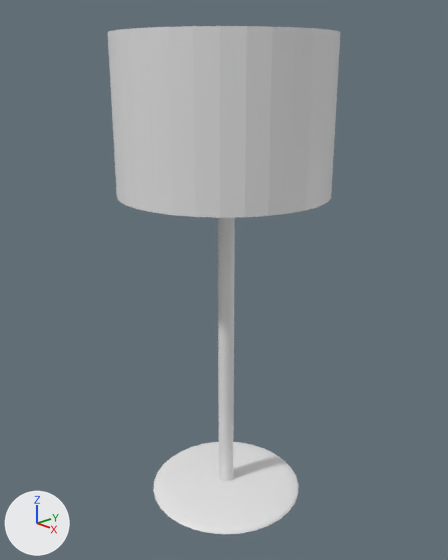
What one commit did to the Blender file Unity/Kykyky-Final-Project/Kykyky/Assets/Models/Furniture/Light.blend.
Both versions are drawn from a 50 mm lens placed at (3.15, -2.97, 3.06), pointed at (-0.03, 0.0, 1.58). The axes (+X, +Y, +Z) are drawn at lower left. The lights are the same throughout. The older version comes first.

Script lines for the objects in view, before the commit:
```python
me_cylinder = bpy.data.meshes.new('Cylinder')
me_cylinder.from_pydata(...)  # a 32-sided cylinder along z spanning x -1.0..1.0, y -1.0..1.0, z -1.0..1.0
me_cylinder_001 = bpy.data.meshes.new('Cylinder.001')
me_cylinder_001.from_pydata(...)  # a 32-sided cylinder along z spanning x -1.0..1.0, y -1.0..1.0, z -1.0..1.0
me_sphere = bpy.data.meshes.new('Sphere')
me_sphere.from_pydata(...)  # a UV sphere (32 segments, 16 rings, poles along z) spanning x -1.0..1.0, y -1.0..1.0, z -1.0..1.0
ob_cylinder = bpy.data.objects.new('Cylinder', me_cylinder)
ob_cylinder.location = (0.0, 0.0, 1.508)
ob_cylinder.scale = (0.06, 0.06, 1.7)
ob_cylinder_001 = bpy.data.objects.new('Cylinder.001', me_cylinder_001)
ob_cylinder_001.location = (-0.012, -0.01, 2.749)
ob_cylinder_001.scale = (0.744, 0.744, 0.524)
ob_sphere = bpy.data.objects.new('Sphere', me_sphere)
ob_sphere.location = (0.0, 0.0, -0.189)
ob_sphere.scale = (0.599, 0.599, 0.062)
```
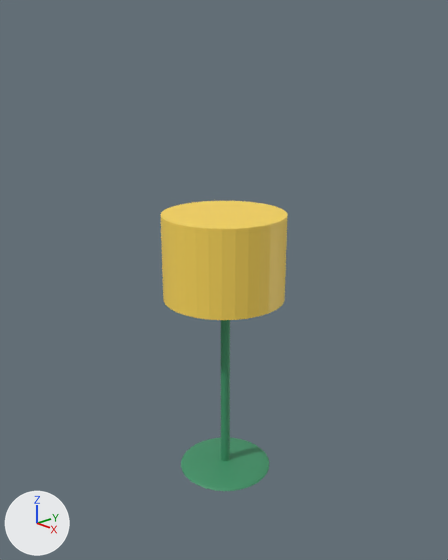
Changed parts and their boxes [x1, y1, x2, y2] in the pictures (448 x 560 px):
'Cylinder.001', reshaped, moved, rescaled (45% narrower, 51% taller)
    before: [108, 26, 340, 218]
    after: [161, 201, 288, 491]
'Sphere', deleted
    before: [153, 442, 299, 535]
'Cylinder', deleted
    before: [218, 218, 235, 481]
part 1 of me_cylinder_001, added (green)
    after: [221, 320, 230, 461]
part 2 of me_cylinder_001, added (green)
    after: [181, 438, 270, 491]
part 3 of me_cylinder_001, recoloured
    before: [108, 26, 340, 218]
    after: [161, 201, 288, 320]

Patch to the scene script:
```diff
--- a/Unity/Kykyky-Final-Project/Kykyky/Assets/Models/Furniture/Light.blend.py
+++ b/Unity/Kykyky-Final-Project/Kykyky/Assets/Models/Furniture/Light.blend.py
@@ mat_material_003 @@
+mat_material_003 = principled_material('Material.003')
+mat_material_003.base_color = (0.0497, 0.292, 0.138)  # green #3f9368
@@ mat_material_002 @@
+mat_material_002 = principled_material('Material.002')
+mat_material_002.base_color = (0.0497, 0.292, 0.138)  # green #3f9368
@@ mat_material_001 @@
+mat_material_001 = principled_material('Material.001')
+mat_material_001.base_color = (1.0, 0.703, 0.104)  # yellow #ffda5b
@@ me_cylinder_001 @@
 # used by ob_cylinder_001; location = (-0.012, -0.01, 2.749); scale = (0.744, 0.744, 0.524)
-me_cylinder_001.from_pydata(...)  # 64 vertices, 34 faces; spans x -1.0..1.0, y -1.0..1.0, z -1.0..1.0
+me_cylinder_001.from_pydata(...)  # 610 vertices, 580 faces; spans x -1.0..1.0, y -1.0..1.0, z -5.67..1.0
+# me_cylinder_001 part 1: a new loose piece, a 32-sided cylinder along z spanning x -0.06..0.1, y -0.07..0.09, z -5.56..0.93, in mat_material_002 (green #3f9368)
+# me_cylinder_001 part 2: a new loose piece, a UV sphere (32 segments, 16 rings, poles along z) spanning x -0.79..0.82, y -0.79..0.82, z -5.67..-5.44, in mat_material_003 (green #3f9368)
+# me_cylinder_001 part 3: 34 faces spanning x -1.0..1.0, y -1.0..1.0, z -1.0..1.0 switch from no material to mat_material_001 (yellow #ffda5b)
+me_cylinder_001.materials.append(mat_material_002)  # green #3f9368
+me_cylinder_001.materials.append(mat_material_003)  # green #3f9368
@@ ob_cylinder @@
-ob_cylinder = bpy.data.objects.new('Cylinder', me_cylinder)
-ob_cylinder.location = (0.0, 0.0, 1.508)
-ob_cylinder.scale = (0.06, 0.06, 1.7)
@@ ob_sphere @@
-ob_sphere = bpy.data.objects.new('Sphere', me_sphere)
-ob_sphere.location = (0.0, 0.0, -0.189)
-ob_sphere.scale = (0.599, 0.599, 0.062)
@@ ob_cylinder_001 @@
 ob_cylinder_001 = bpy.data.objects.new('Cylinder.001', me_cylinder_001)
-ob_cylinder_001.location = (-0.012, -0.01, 2.749)
-ob_cylinder_001.scale = (0.744, 0.744, 0.524)
+ob_cylinder_001.location = (-0.012, -0.01, 1.767)
+ob_cylinder_001.scale = (0.449, 0.449, 0.317)
```
